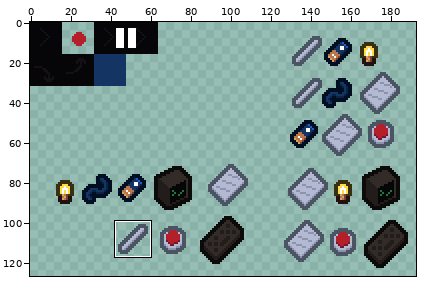
Pixel-art file: sprites.aseprite. Above: a wide view before the commit, with the close-up outlined.
Close-up. As it was:
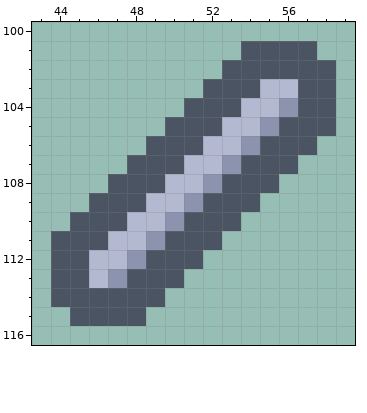
240x128 pixels, 1 frame. Shown: x 43..59, y 100..116. The wide view leaves out empty margins. The commit also changed other parts of the picture, which this record leaves out.
The result:
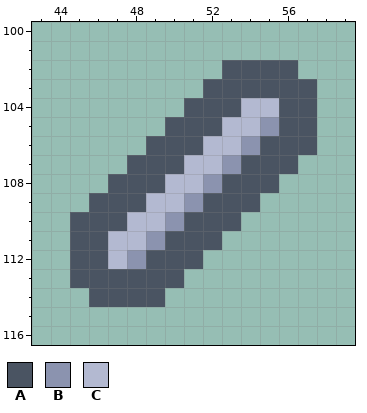
Palette (. is transparent): A #4a5462  B #8b93af  C #b3b9d1
From old to new:
@@ x 52..59 @@
 100 ........
-101 ..AAAA..
-102 .AAAAAA.
-103 AAACCAA.
-104 AACCBAA.
-105 ACCBAAA.
+101 ........
+102 .AAAA...
+103 AAAAAA..
+104 AACCAA..
+105 ACCBAA..
 106 CCBAAA..
@@ x 43..50 @@
 110 ..AAACCB
-111 .AAACCBA
-112 .AACCBAA
-113 .AACBAAA
-114 .AAAAAA.
-115 ..AAAA..
+111 ..AACCBA
+112 ..AACBAA
+113 ..AAAAAA
+114 ...AAAA.
+115 ........
 116 ........
Where, in picture pixels (left, top, right, bottom), the same in both close-ups:
changed: (241, 41, 336, 136)
changed: (51, 231, 146, 326)
